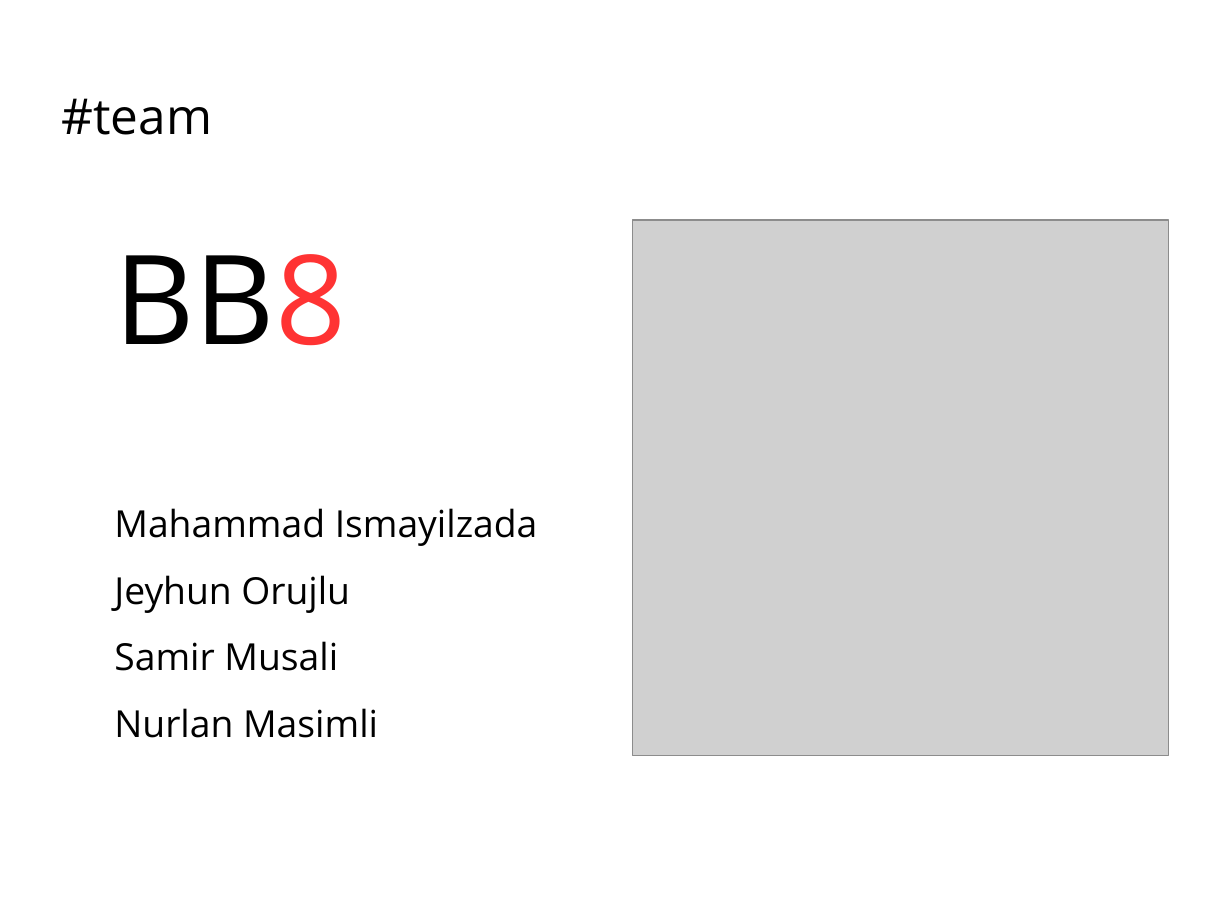
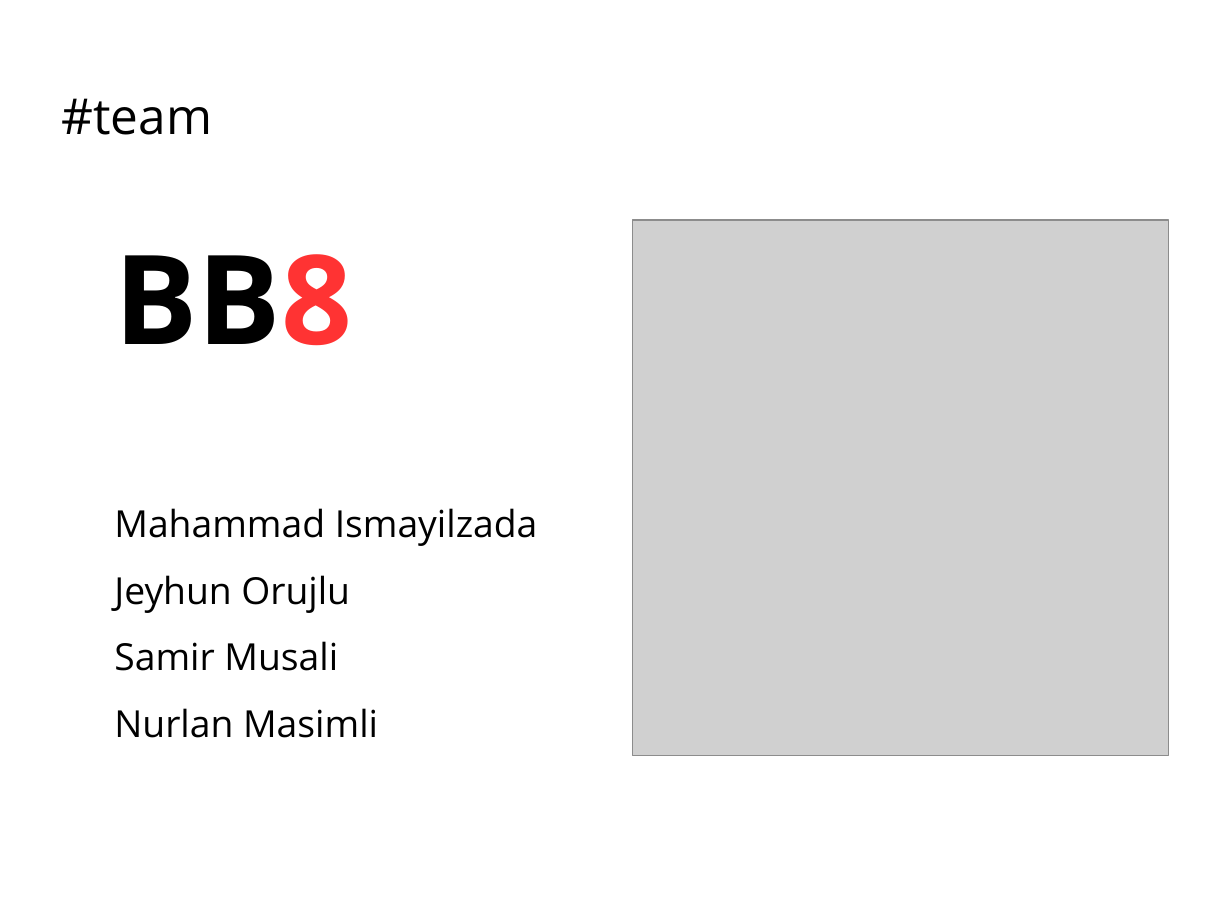
Before and after one commit to ldsamir/wathub, a slide deck: slide 1 of docs/presentation.odp. Drawn at 1232x924 pixels with LibreOffice and Linux fonts; fonts in the diff are those of the drawing; grey boxes stand for pictures; background and template pictures are left out. Boxes give left, top, right and bottom in pixels: in the first picture for what was removed or moved away, otherwise in the second. Text is boxed around its words. In the diff, an @@ line names an element or a change of style, - is before the commit and + after.

```diff
--- a/docs/presentation.odp
+++ b/docs/presentation.odp
@@ text "BB8" at <box>114,254,352,346</box>: bold on @@
```
Also in this commit, not shown: 2 other slides changed, 1 slide added, 8 other files.
